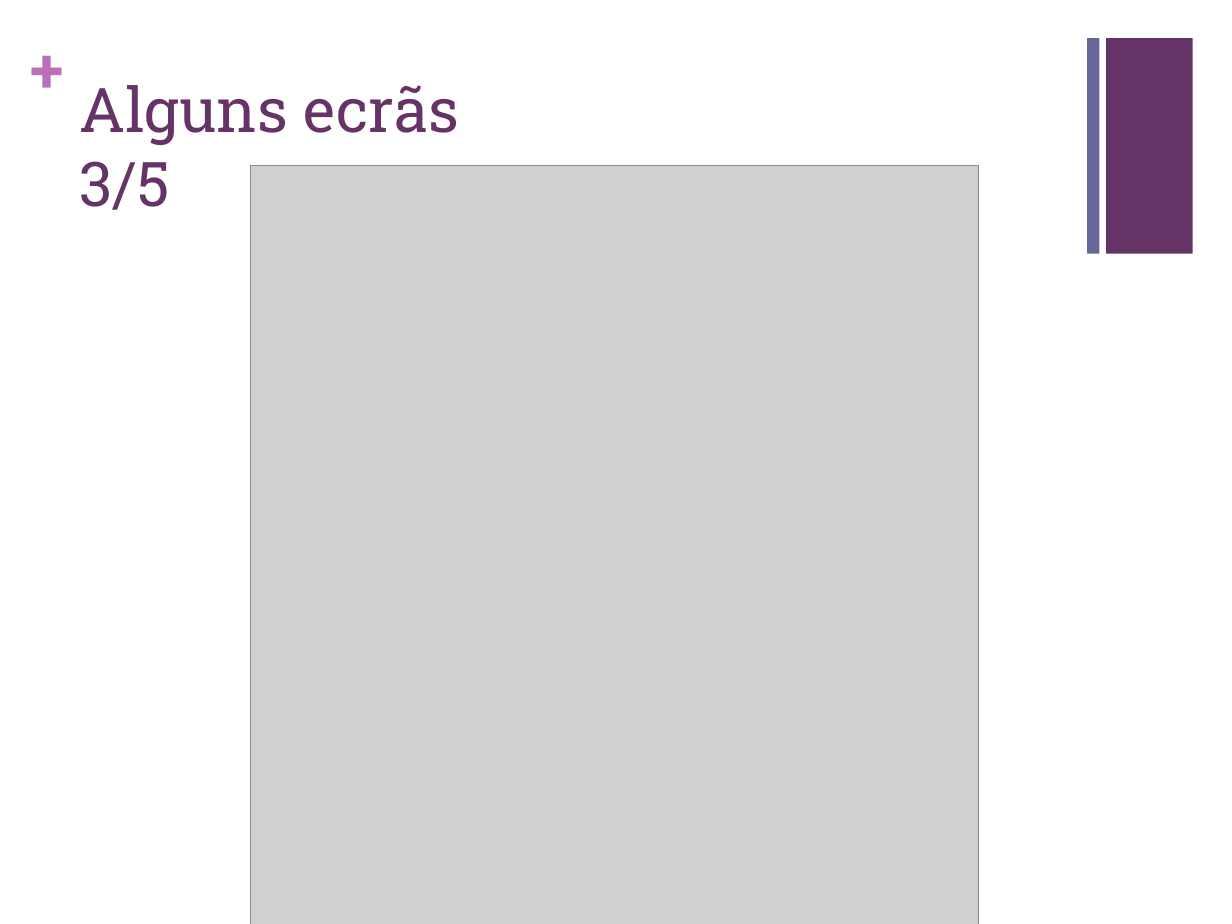
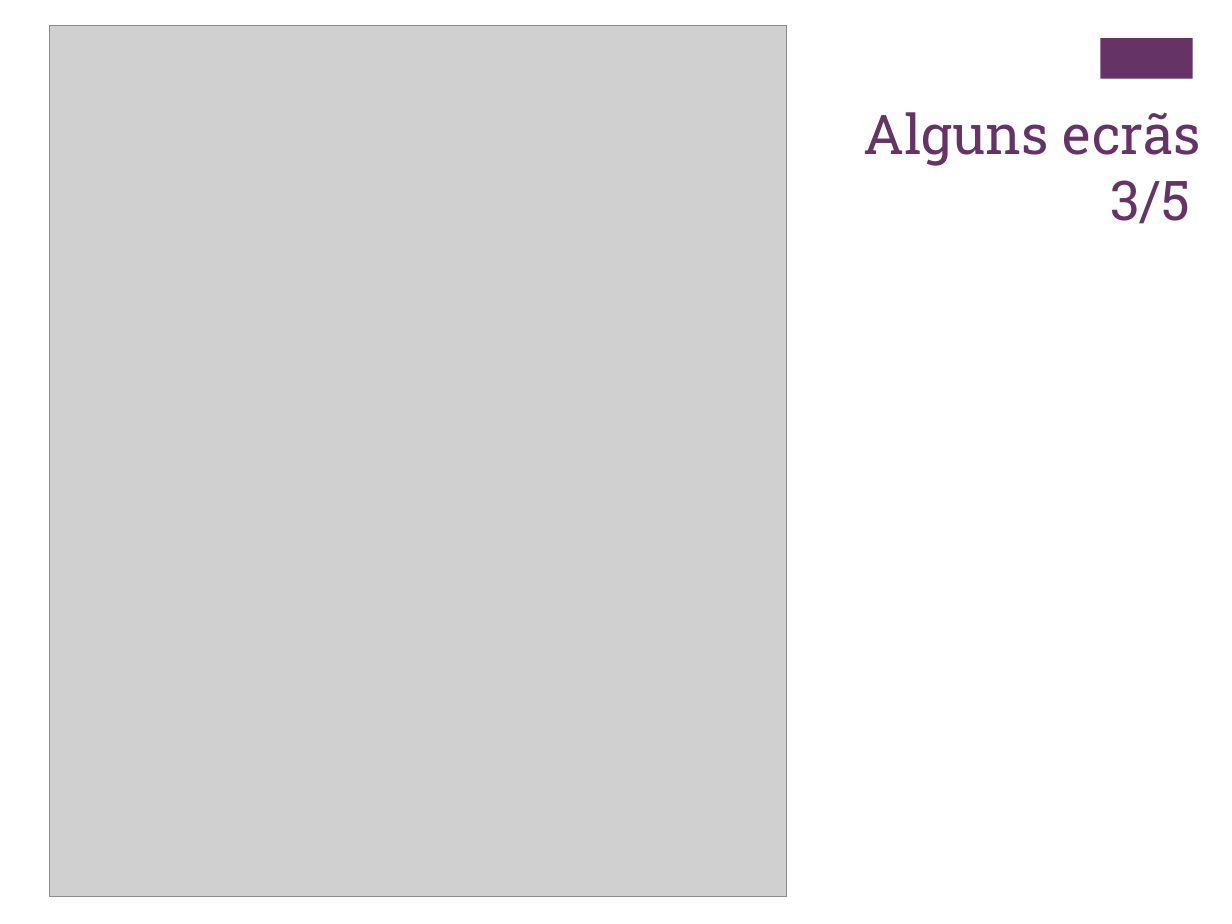
Before and after one commit to carboned4/C_C_U-2015-10, a slide deck: slide 12 of Aula 06/G10 - Apresentacao - Lab05.pptx. Drawn at 1232x924 pixels with LibreOffice and Linux fonts; fonts in the diff are those of the drawing; grey boxes stand for pictures. Boxes give left, top, right and bottom in pixels: in the first picture for what was removed or moved away, otherwise in the second. Text is boxed around its words. In the diff, an @@ line names an element or a change of style, - is before the commit and + after.

```diff
--- a/Aula 06/G10 - Apresentacao - Lab05.pptx
+++ b/Aula 06/G10 - Apresentacao - Lab05.pptx
@@ picture: place and size @@
-picture at <box>250,165,978,924</box>
+picture at <box>49,26,786,897</box>
@@ text removed at <box>30,31,65,106</box> @@
-+
@@ rectangle removed at <box>1087,38,1099,254</box> @@
@@ rectangle: place and size @@
-rectangle at <box>1106,38,1193,254</box>
+rectangle at <box>1100,38,1193,79</box>
@@ text at <box>864,112,1201,224</box>: text changed; size 36 to 32 pt @@
-Alguns ecrãs 3/5
+Alguns ecrãs
+3/5
```
Also in this commit, not shown: 10 other slides changed, 1 other file.
